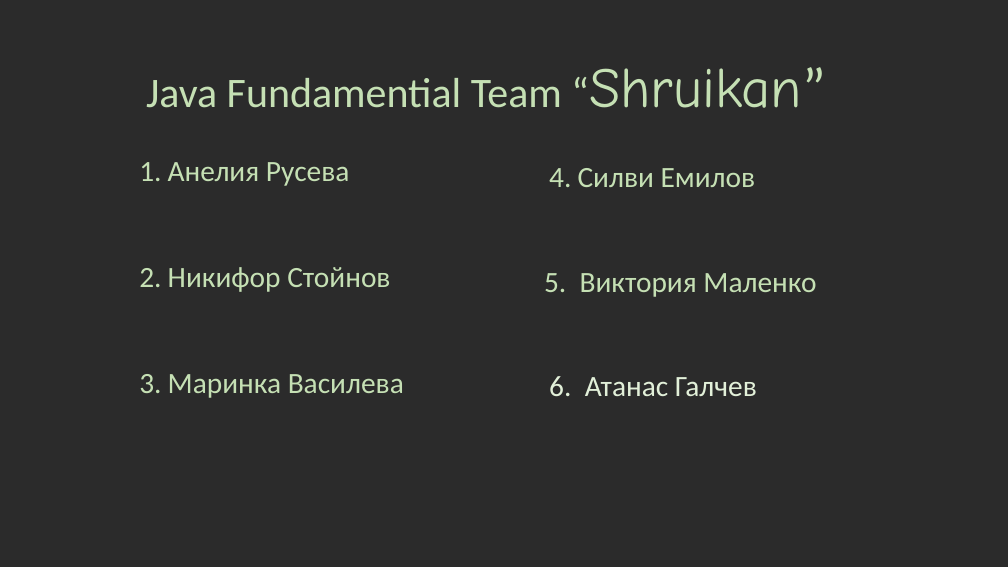
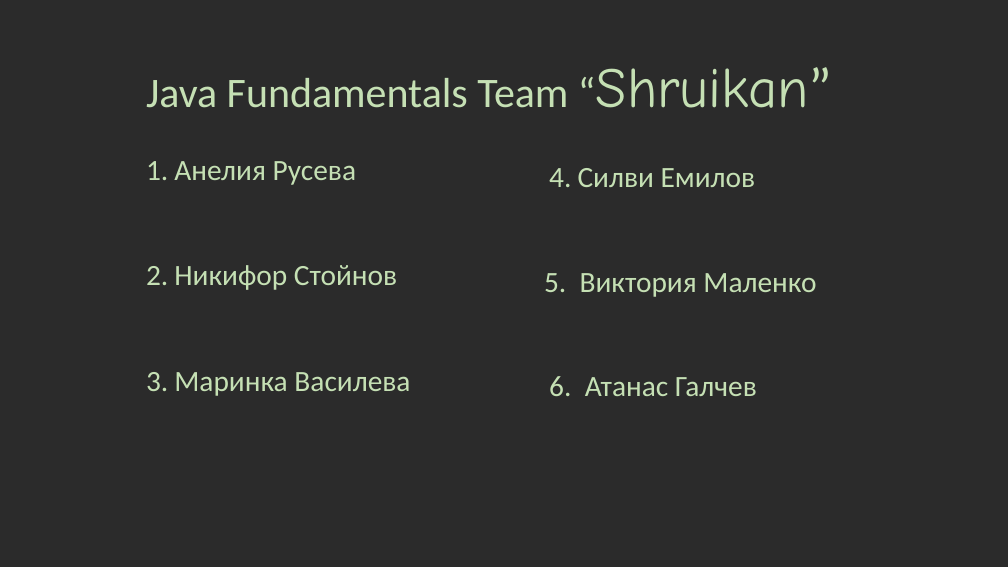
Before and after one commit to MightyHasu/Mighty-Shruikan, a slide deck: slide 2 of Presentation_Team_Shruikan.pptx. Drawn at 1008x567 pixels with LibreOffice and Linux fonts; fonts in the diff are those of the drawing; background and template pictures are left out; a plain dark background stands for a picture behind light text. Boxes give left, top, right and bottom in pixels: in the first picture for what was removed or moved away, otherwise in the second. Text is boxed around its words. In the diff, an @@ line names an element or a change of style, - is before the commit and + after.

```diff
--- a/Presentation_Team_Shruikan.pptx
+++ b/Presentation_Team_Shruikan.pptx
@@ text at <box>146,67,833,108</box>: text changed @@
-Java Fundamential Team “Shruikan”
+Java Fundamentals Team “Shruikan”
@@ text "Анелия Русева": place and size @@
-text "Анелия Русева" at <box>168,162,404,398</box>
+text "Анелия Русева" at <box>174,161,410,396</box>
@@ text "6. Атанас Галчев" at <box>549,376,757,396</box>: text colour #E2F0D9 to #C5E0B4 @@
```
Also in this commit, not shown: 2 other slides changed.
